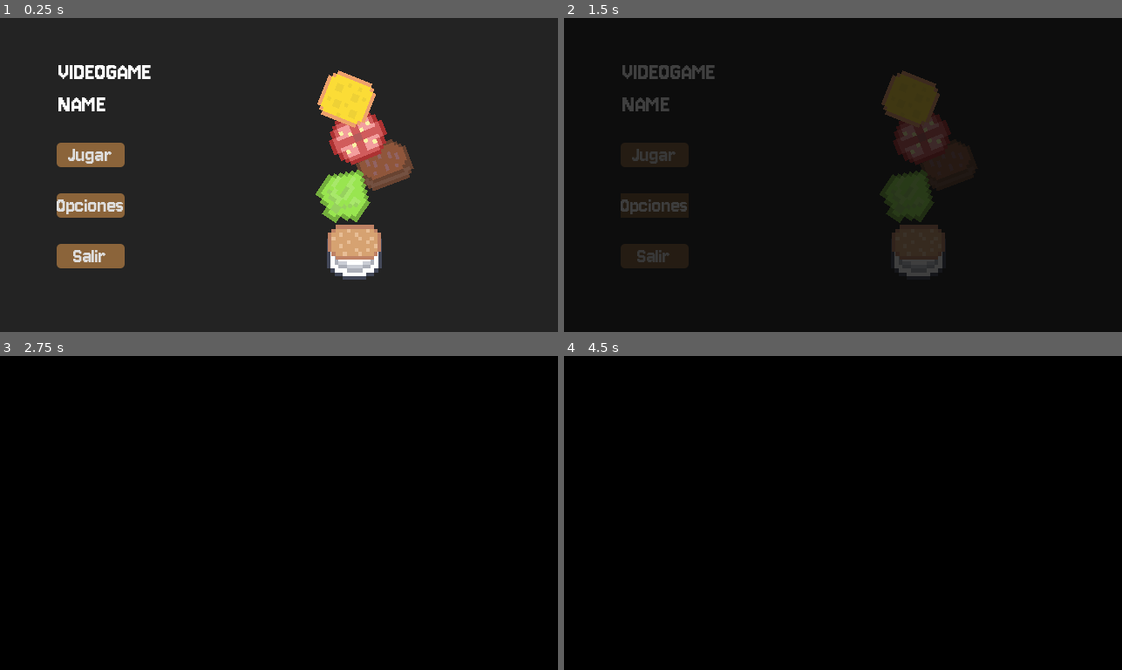
Above: before the commit, frames 1-4 (two rows, left to right).
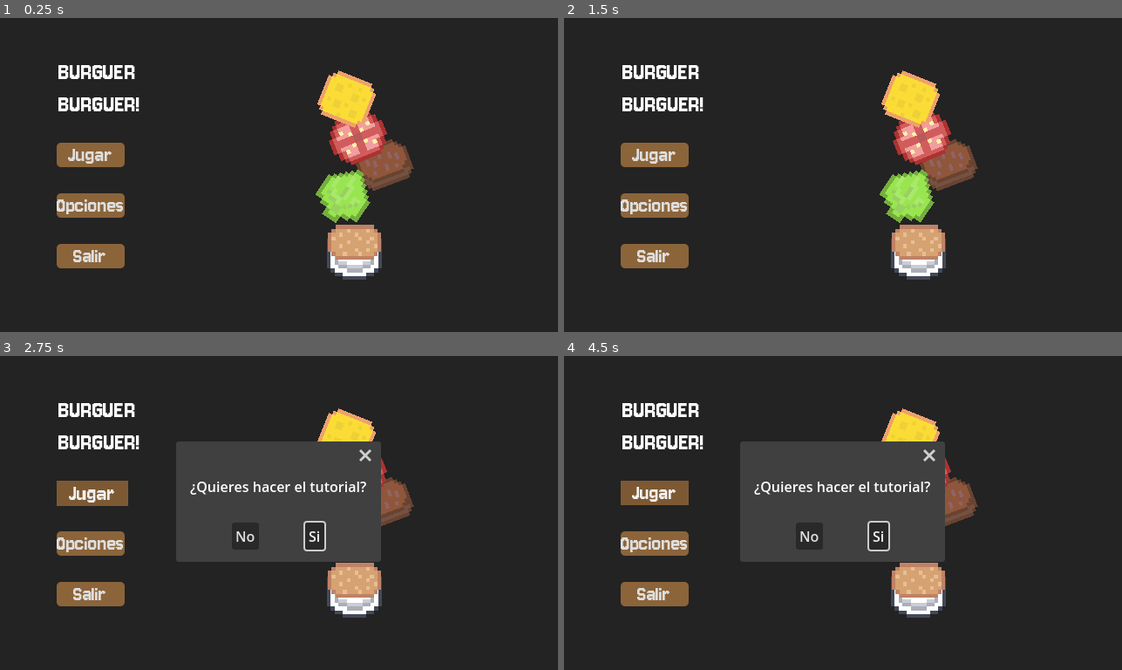
Above: after the commit, the same moments.

Repository: apastraher/BURGERBURGER
Game: Godot game, scene res://scenes/menu.tscn
Same seed, same stepped clock (60 frames per second), same inputs: the game is played once before the commit and once after it.
Inputs (mouse positions are in pixels of both pictures, inside the frame that each line leads up to):
- Up to frame 1 (0.25 s): no input
- Up to frame 2 (1.5 s): click "Opciones" at 0.5 s; click (597, 49) at 1.27 s
- Up to frame 3 (2.75 s): click "Jugar" at 2 s
- Up to frame 4 (4.5 s): click (597, 387) at 2.77 s; click (653, 494) at 3.5 s, where only the run after the commit has a clickable "Jugar"; click (843, 484) at 4.25 s, where only the run before the commit has a clickable "Sonido"

The runs differ from the first frame. In frame 1, 0.9% of the frame differs, in the area x 10-28%, y 15-30%; in frame 2, 10%; in frame 3, 100%, in the area x 0-100%, y 0-100%; in frame 4, 100%.

Commit message:
titulo agregado y arreglo de errores

Diff:
--- a/scenes/menu.gd
+++ b/scenes/menu.gd
@@ -76,9 +76,6 @@
 	tutorial_dialog.hide()
 
 func _on_opciones_pressed():
-	var fade = get_node_or_null("/root/Fade")
-	if is_instance_valid(fade):
-		await fade.fade_in(0.5)
 	get_tree().change_scene_to_file("res://scenes/opciones.tscn")
 
 func _on_salir_pressed():
--- a/scenes/menu.tscn
+++ b/scenes/menu.tscn
@@ -89,8 +89,8 @@
 offset_bottom = 116.0
 theme_override_fonts/font = ExtResource("2_l6p16")
 theme_override_font_sizes/font_size = 30
-text = "VIDEOGAME
-NAME"
+text = "BURGUER
+BURGUER!"
 vertical_alignment = 1
 
 [node name="TutorialDialog" type="ConfirmationDialog" parent="."]
--- a/scenes/pause.gd
+++ b/scenes/pause.gd
@@ -3,7 +3,6 @@
 func _ready():
 	visible = false  # Asegura que el menú esté oculto al inicio
 	$CenterContainer/VBoxContainer/Salir.pressed.connect(_on_salir_pressed)
-	$CenterContainer/VBoxContainer/Volver.pressed.connect(_on_volver_pressed)
 	process_mode = Node.PROCESS_MODE_ALWAYS  # Para que funcione incluso cuando el juego está en pausa
 
 func _unhandled_input(event):
